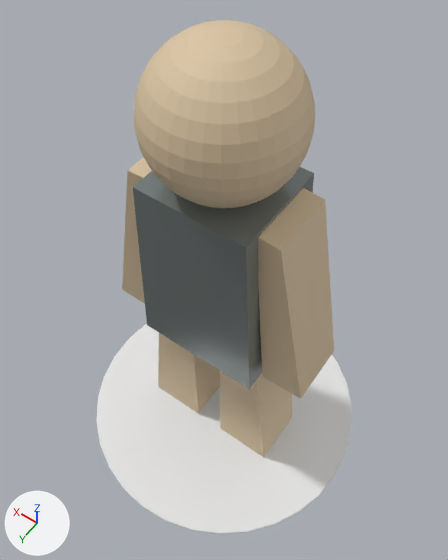
Before and after pictures for a commit that changed the glTF model public/img/characters/samplecharacter.glb.
Before and after are seen from a 50 mm camera at (-0.99, 1.38, 3.35) aimed at (0.0, 0.0, 1.17). Every picture has the same lights, and +X, +Y and +Z are marked at lower left. Where no turn or scale is listed for an object, it has been applied to the vertices.

Script lines for the objects in view, before the commit:
```python
me_cube_003 = bpy.data.meshes.new('Cube.003')
me_cube_003.from_pydata(...)  # 8 vertices, 12 faces; spans x -0.09..0.189, y -0.15..0.15, z -0.461..0.435
me_cube_003.materials.append(mat_arm)  # beige #dbc5a3
me_cylinder = bpy.data.meshes.new('Cylinder')
me_cylinder.from_pydata(...)  # 64 vertices, 124 faces; spans x -0.75..0.75, y -0.75..0.75, z 0.0
me_sphere = bpy.data.meshes.new('Sphere')
me_sphere.from_pydata(...)  # a UV sphere (32 segments, 16 rings, poles along z) spanning x -0.3..0.3, y -0.3..0.3, z -0.3..0.3
me_sphere.materials.append(mat_head)  # beige #dbc5a3
ob_cylinder = bpy.data.objects.new('Cylinder', me_cylinder)
ob_cylinder.location = (0.0, 0.0, 0.0)
ob_head = bpy.data.objects.new('Head', me_sphere)
ob_head.location = (0.0, 0.0, 2.05)
ob_left_arm = bpy.data.objects.new('Left Arm', me_cube_003)
ob_left_arm.location = (-0.43, 0.0, 1.32)
# also in view: 'Torso' at (0.0, 0.0, 1.3); 'Left Leg' at (-0.23, 0.0, 0.45); 'Right Arm' at (0.38, 0.0, 1.31); 'Right Leg' at (0.23, 0.0, 0.45)
```
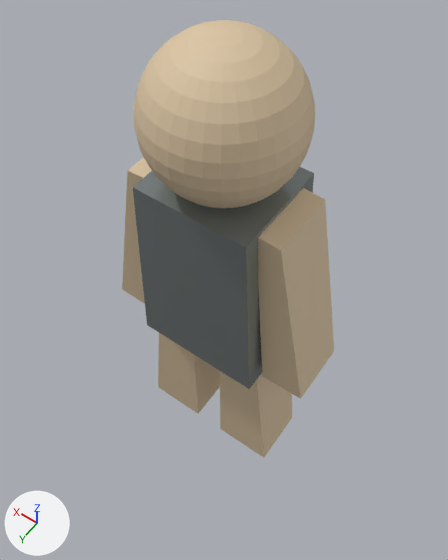
Pixel boxes (x1, y1, x2, y2) of what changed, in the pictures (448 x 560 px):
'Cylinder', deleted
    before: (96, 324, 351, 534)

What the commit changed:
Object 'Cylinder' (ob_cylinder) is deleted.
